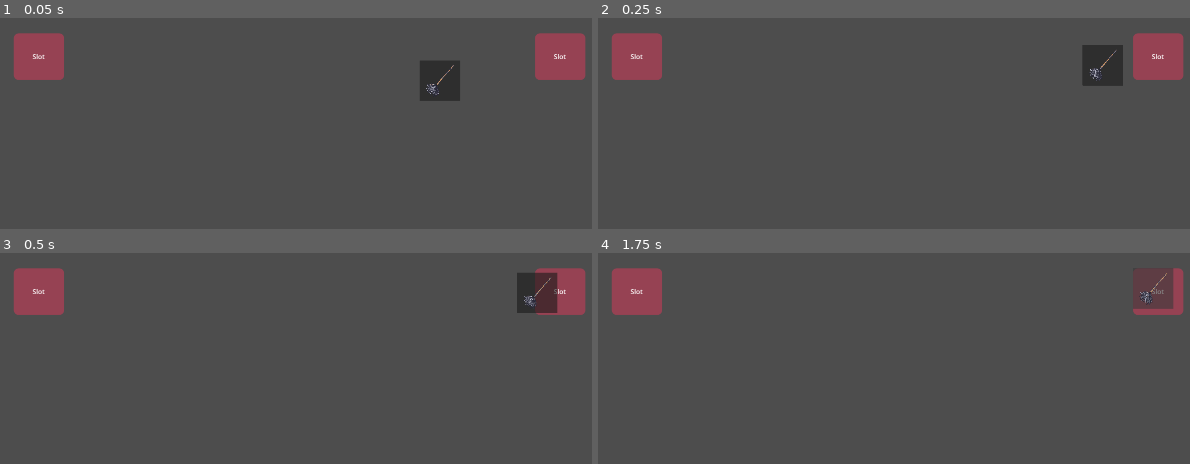
Above: before the commit, frames 1-4 (two rows, left to right).
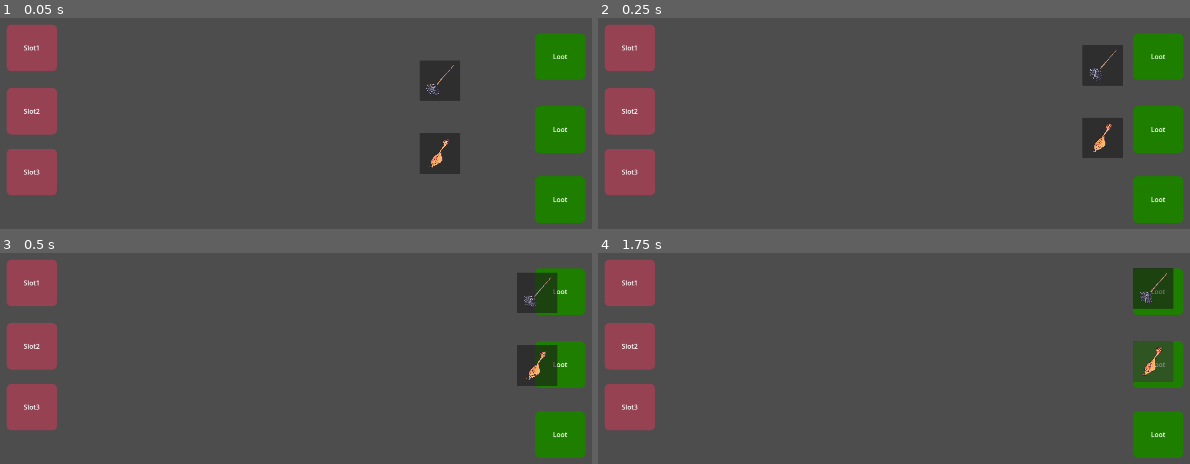
Above: after the commit, the same moments.

Repository: Dragos-F/spinner-autobattler
Game: Godot game, scene res://Scenes/item_drag_test.tscn
The game is run twice, just before and just after one commit, with the same random seed, the same clock (stepped at 60 frames per second) and the same inputs. This scene is started directly instead of the project's main scene.
Inputs (mouse positions are in pixels of both pictures, inside the frame that each line leads up to; where the layout moved, square brackets give the same spot in the first picture):
- Up to frame 1 (0.05 s): no input
- Up to frame 2 (0.25 s): no input
- Up to frame 3 (0.5 s): no input
- Up to frame 4 (1.75 s): click (1136, 293) at 0.5 s; click (1154, 362) [1154, 288] at 1.25 s

The runs differ from the first frame. In frame 1, 12% of the frame differs, in the area x 1-99%, y 3-98%; in frame 2, 12%; in frame 3, 11%; in frame 4, 10%.

Commit message:
Inventory Manager and Buttons

Diff:
--- a/Scenes/item_drag_test.tscn
+++ b/Scenes/item_drag_test.tscn
@@ -4,6 +4,11 @@
 [ext_resource type="Script" uid="uid://df1pnvhe64lch" path="res://Scripts/item_slot.gd" id="1_txqs6"]
 [ext_resource type="Script" uid="uid://c8geb3ln1mom4" path="res://Scripts/draggable_item_button.gd" id="2_txqs6"]
 [ext_resource type="Script" uid="uid://b4k33yenv5yb6" path="res://Scripts/inventory_manager.gd" id="3_txqs6"]
+[ext_resource type="Script" uid="uid://co8ysbawm4o60" path="res://Scripts/wheel_brain.gd" id="5_7dby1"]
+[ext_resource type="Texture2D" uid="uid://7oxamdrjls" path="res://VisualAssets/Items/RubberChicken_png.png" id="6_ma8x2"]
+[ext_resource type="Resource" uid="uid://buptiir3skk3d" path="res://Resources/Items/RubberChicken.tres" id="6_miv23"]
+[ext_resource type="Resource" uid="uid://3up33ktrl02l" path="res://Resources/Items/Mop.tres" id="6_s4ccp"]
+[ext_resource type="Script" uid="uid://b4s8obyrwa5gj" path="res://Scripts/template_slice.gd" id="7_miv23"]
 
 [sub_resource type="StyleBoxFlat" id="StyleBoxFlat_alkp7"]
 bg_color = Color(0.5882353, 0.25882354, 0.3254902, 1)
@@ -12,25 +17,35 @@
 corner_radius_bottom_right = 12
 corner_radius_bottom_left = 12
 
+[sub_resource type="StyleBoxFlat" id="StyleBoxFlat_tx3ay"]
+bg_color = Color(0.11814, 0.49561566, 0, 1)
+corner_radius_top_left = 12
+corner_radius_top_right = 12
+corner_radius_bottom_right = 12
+corner_radius_bottom_left = 12
+
 [node name="Node" type="Node" unique_id=857842117]
 
-[node name="InventoryManager" type="Node" parent="." unique_id=1619398843]
+[node name="InventoryManager" type="Node" parent="." unique_id=1619398843 node_paths=PackedStringArray("slots", "wheels")]
 unique_name_in_owner = true
 script = ExtResource("3_txqs6")
+slots = [NodePath("../Control1"), NodePath("../Control2"), NodePath("../Control3")]
+wheels = [NodePath("../WheelRoot1/Wheel1"), NodePath("../WheelRoot2/Wheel2"), NodePath("../WheelRoot3/Wheel3")]
 
 [node name="Camera2D" type="Camera2D" parent="." unique_id=2144932813]
 
-[node name="Control" type="Control" parent="." unique_id=2001375118]
-z_index = 5
-layout_mode = 3
-anchors_preset = 0
-offset_left = -711.0
-offset_top = -268.0
-offset_right = -586.0
-offset_bottom = -154.0
-script = ExtResource("1_txqs6")
-
-[node name="PanelContainer3" type="PanelContainer" parent="Control" unique_id=77200882]
+[node name="Control1" type="Control" parent="." unique_id=2001375118]
+z_index = 5
+layout_mode = 3
+anchors_preset = 0
+offset_left = -728.0
+offset_top = -289.0
+offset_right = -603.0
+offset_bottom = -175.0
+script = ExtResource("1_txqs6")
+slot_number = 1
+
+[node name="PanelContainer3" type="PanelContainer" parent="Control1" unique_id=77200882]
 z_index = -5
 layout_mode = 1
 anchors_preset = -1
@@ -47,14 +62,84 @@
 theme_override_styles/panel = SubResource("StyleBoxFlat_alkp7")
 metadata/_edit_use_anchors_ = true
 
-[node name="Label" type="Label" parent="Control/PanelContainer3" unique_id=1194245709]
-layout_mode = 2
-mouse_filter = 1
-text = "Slot"
-horizontal_alignment = 1
-vertical_alignment = 1
-
-[node name="Control2" type="Control" parent="." unique_id=1217352297]
+[node name="Label" type="Label" parent="Control1/PanelContainer3" unique_id=1194245709]
+layout_mode = 2
+mouse_filter = 1
+text = "Slot1"
+horizontal_alignment = 1
+vertical_alignment = 1
+
+[node name="Control2" type="Control" parent="." unique_id=869735904]
+z_index = 5
+layout_mode = 3
+anchors_preset = 0
+offset_left = -728.0
+offset_top = -137.0
+offset_right = -603.0
+offset_bottom = -23.0
+script = ExtResource("1_txqs6")
+slot_number = 2
+
+[node name="PanelContainer3" type="PanelContainer" parent="Control2" unique_id=368909542]
+z_index = -5
+layout_mode = 1
+anchors_preset = -1
+anchor_left = 17.8
+anchor_top = 6.775
+anchor_right = 18.768
+anchor_bottom = 7.7574563
+offset_left = -2225.0
+offset_top = -772.35004
+offset_right = -2225.0
+offset_bottom = -772.35004
+grow_horizontal = 2
+grow_vertical = 2
+theme_override_styles/panel = SubResource("StyleBoxFlat_alkp7")
+metadata/_edit_use_anchors_ = true
+
+[node name="Label" type="Label" parent="Control2/PanelContainer3" unique_id=2132079586]
+layout_mode = 2
+mouse_filter = 1
+text = "Slot2"
+horizontal_alignment = 1
+vertical_alignment = 1
+
+[node name="Control3" type="Control" parent="." unique_id=920488709]
+z_index = 5
+layout_mode = 3
+anchors_preset = 0
+offset_left = -728.0
+offset_top = 9.0
+offset_right = -603.0
+offset_bottom = 123.0
+script = ExtResource("1_txqs6")
+slot_number = 3
+
+[node name="PanelContainer3" type="PanelContainer" parent="Control3" unique_id=842567332]
+z_index = -5
+layout_mode = 1
+anchors_preset = -1
+anchor_left = 17.8
+anchor_top = 6.775
+anchor_right = 18.768
+anchor_bottom = 7.7574563
+offset_left = -2225.0
+offset_top = -772.35004
+offset_right = -2225.0
+offset_bottom = -772.35004
+grow_horizontal = 2
+grow_vertical = 2
+theme_override_styles/panel = SubResource("StyleBoxFlat_alkp7")
+metadata/_edit_use_anchors_ = true
+
+[node name="Label" type="Label" parent="Control3/PanelContainer3" unique_id=769549712]
+layout_mode = 2
+mouse_filter = 1
+text = "Slot3"
+horizontal_alignment = 1
+vertical_alignment = 1
+
+[node name="Loot" type="Control" parent="." unique_id=1217352297]
 z_index = 5
 layout_mode = 3
 anchors_preset = 0
@@ -64,27 +149,95 @@
 offset_bottom = -154.0
 script = ExtResource("1_txqs6")
 
-[node name="PanelContainer3" type="PanelContainer" parent="Control2" unique_id=590796052]
-z_index = -5
-layout_mode = 1
-anchors_preset = -1
-anchor_left = 17.8
-anchor_top = 6.775
-anchor_right = 18.768
-anchor_bottom = 7.7574563
-offset_left = -2225.0
-offset_top = -772.35004
-offset_right = -2225.0
-offset_bottom = -772.35004
-grow_horizontal = 2
-grow_vertical = 2
-theme_override_styles/panel = SubResource("StyleBoxFlat_alkp7")
-metadata/_edit_use_anchors_ = true
-
-[node name="Label" type="Label" parent="Control2/PanelContainer3" unique_id=628268867]
-layout_mode = 2
-mouse_filter = 1
-text = "Slot"
+[node name="PanelContainer3" type="PanelContainer" parent="Loot" unique_id=590796052]
+z_index = -5
+layout_mode = 1
+anchors_preset = -1
+anchor_left = 17.8
+anchor_top = 6.775
+anchor_right = 18.768
+anchor_bottom = 7.7574563
+offset_left = -2225.0
+offset_top = -772.35004
+offset_right = -2225.0
+offset_bottom = -772.35004
+grow_horizontal = 2
+grow_vertical = 2
+theme_override_styles/panel = SubResource("StyleBoxFlat_tx3ay")
+metadata/_edit_use_anchors_ = true
+
+[node name="Label" type="Label" parent="Loot/PanelContainer3" unique_id=628268867]
+layout_mode = 2
+mouse_filter = 1
+text = "Loot"
+horizontal_alignment = 1
+vertical_alignment = 1
+
+[node name="Loot2" type="Control" parent="." unique_id=1252602271]
+z_index = 5
+layout_mode = 3
+anchors_preset = 0
+offset_left = 540.0
+offset_top = -93.0
+offset_right = 665.0
+offset_bottom = 21.0
+script = ExtResource("1_txqs6")
+
+[node name="PanelContainer3" type="PanelContainer" parent="Loot2" unique_id=1782088856]
+z_index = -5
+layout_mode = 1
+anchors_preset = -1
+anchor_left = 17.8
+anchor_top = 6.775
+anchor_right = 18.768
+anchor_bottom = 7.7574563
+offset_left = -2225.0
+offset_top = -772.35004
+offset_right = -2225.0
+offset_bottom = -772.35004
+grow_horizontal = 2
+grow_vertical = 2
+theme_override_styles/panel = SubResource("StyleBoxFlat_tx3ay")
+metadata/_edit_use_anchors_ = true
+
+[node name="Label" type="Label" parent="Loot2/PanelContainer3" unique_id=1230398182]
+layout_mode = 2
+mouse_filter = 1
+text = "Loot"
+horizontal_alignment = 1
+vertical_alignment = 1
+
+[node name="Loot3" type="Control" parent="." unique_id=1397413389]
+z_index = 5
+layout_mode = 3
+anchors_preset = 0
+offset_left = 540.0
+offset_top = 75.0
+offset_right = 665.0
+offset_bottom = 189.0
+script = ExtResource("1_txqs6")
+
+[node name="PanelContainer3" type="PanelContainer" parent="Loot3" unique_id=1038760341]
+z_index = -5
+layout_mode = 1
+anchors_preset = -1
+anchor_left = 17.8
+anchor_top = 6.775
+anchor_right = 18.768
+anchor_bottom = 7.7574563
+offset_left = -2225.0
+offset_top = -772.35004
+offset_right = -2225.0
+offset_bottom = -772.35004
+grow_horizontal = 2
+grow_vertical = 2
+theme_override_styles/panel = SubResource("StyleBoxFlat_tx3ay")
+metadata/_edit_use_anchors_ = true
+
+[node name="Label" type="Label" parent="Loot3/PanelContainer3" unique_id=130634240]
+layout_mode = 2
+mouse_filter = 1
+text = "Loot"
 horizontal_alignment = 1
 vertical_alignment = 1
 
@@ -97,13 +250,134 @@
 scale = Vector2(0.15, 0.15)
 icon = ExtResource("1_ae53e")
 script = ExtResource("2_txqs6")
-anchor_pos = NodePath("../Control2")
-
-[connection signal="mouse_entered" from="Control/PanelContainer3" to="Control" method="_on_mouse_entered"]
-[connection signal="mouse_exited" from="Control/PanelContainer3" to="Control" method="_on_mouse_exited"]
+item = ExtResource("6_s4ccp")
+anchor_pos = NodePath("../Loot")
+
+[node name="Button2" type="Button" parent="." unique_id=392025854 node_paths=PackedStringArray("anchor_pos")]
+z_index = 1
+offset_left = 211.0
+offset_top = -16.0
+offset_right = 859.0
+offset_bottom = 632.0
+scale = Vector2(0.15, 0.15)
+icon = ExtResource("6_ma8x2")
+script = ExtResource("2_txqs6")
+item = ExtResource("6_miv23")
+anchor_pos = NodePath("../Loot2")
+
+[node name="WheelRoot1" type="Node2D" parent="." unique_id=919245206]
+z_index = 1
+position = Vector2(-311, -309)
+
+[node name="Wheel1" type="Node2D" parent="WheelRoot1" unique_id=40912884 node_paths=PackedStringArray("slice_template")]
+visible = false
+script = ExtResource("5_7dby1")
+item = ExtResource("6_s4ccp")
+slice_template = NodePath("TemplatePolygon2D")
+
+[node name="TemplatePolygon2D" type="Polygon2D" parent="WheelRoot1/Wheel1" unique_id=1908770214 node_paths=PackedStringArray("own_collision")]
+script = ExtResource("7_miv23")
+own_collision = NodePath("Area2D/CollisionPolygon2D")
+collision_color = PackedColorArray(1, 0, 0, 1, 0.72655874, 0.7192172, 1, 1)
+
+[node name="Area2D" type="Area2D" parent="WheelRoot1/Wheel1/TemplatePolygon2D" unique_id=532074124]
+z_index = 1
+
+[node name="CollisionPolygon2D" type="CollisionPolygon2D" parent="WheelRoot1/Wheel1/TemplatePolygon2D/Area2D" unique_id=712890698]
+
+[node name="WheelRoot2" type="Node2D" parent="." unique_id=2113240816]
+z_index = 1
+position = Vector2(-311, -93)
+
+[node name="Wheel2" type="Node2D" parent="WheelRoot2" unique_id=182437277 node_paths=PackedStringArray("slice_template")]
+visible = false
+script = ExtResource("5_7dby1")
+item = ExtResource("6_s4ccp")
+slice_template = NodePath("TemplatePolygon2D")
+
+[node name="TemplatePolygon2D" type="Polygon2D" parent="WheelRoot2/Wheel2" unique_id=395468166 node_paths=PackedStringArray("own_collision")]
+script = ExtResource("7_miv23")
+own_collision = NodePath("Area2D/CollisionPolygon2D")
+collision_color = PackedColorArray(1, 0, 0, 1, 0.72655874, 0.7192172, 1, 1)
+
+[node name="Area2D" type="Area2D" parent="WheelRoot2/Wheel2/TemplatePolygon2D" unique_id=2074465590]
+z_index = 1
+
+[node name="CollisionPolygon2D" type="CollisionPolygon2D" parent="WheelRoot2/Wheel2/TemplatePolygon2D/Area2D" unique_id=185523375]
+
+[node name="WheelRoot3" type="Node2D" parent="." unique_id=990012560]
+z_index = 1
+position = Vector2(-311, 76)
+
+[node name="Wheel3" type="Node2D" parent="WheelRoot3" unique_id=156570668 node_paths=PackedStringArray("slice_template")]
+visible = false
+script = ExtResource("5_7dby1")
+item = ExtResource("6_s4ccp")
+slice_template = NodePath("TemplatePolygon2D")
+
+[node name="TemplatePolygon2D" type="Polygon2D" parent="WheelRoot3/Wheel3" unique_id=879739328 node_paths=PackedStringArray("own_collision")]
+script = ExtResource("7_miv23")
+own_collision = NodePath("Area2D/CollisionPolygon2D")
+collision_color = PackedColorArray(1, 0, 0, 1, 0.72655874, 0.7192172, 1, 1)
+
+[node name="Area2D" type="Area2D" parent="WheelRoot3/Wheel3/TemplatePolygon2D" unique_id=388821204]
+z_index = 1
+
+[node name="CollisionPolygon2D" type="CollisionPolygon2D" parent="WheelRoot3/Wheel3/TemplatePolygon2D/Area2D" unique_id=1763353854]
+
+[connection signal="mouse_entered" from="Control1/PanelContainer3" to="Control1" method="_on_mouse_entered"]
+[connection signal="mouse_exited" from="Control1/PanelContainer3" to="Control1" method="_on_mouse_exited"]
 [connection signal="mouse_entered" from="Control2/PanelContainer3" to="Control2" method="_on_mouse_entered"]
 [connection signal="mouse_exited" from="Control2/PanelContainer3" to="Control2" method="_on_mouse_exited"]
+[connection signal="mouse_entered" from="Control3/PanelContainer3" to="Control3" method="_on_mouse_entered"]
+[connection signal="mouse_exited" from="Control3/PanelContainer3" to="Control3" method="_on_mouse_exited"]
+[connection signal="mouse_entered" from="Loot/PanelContainer3" to="Loot" method="_on_mouse_entered"]
+[connection signal="mouse_exited" from="Loot/PanelContainer3" to="Loot" method="_on_mouse_exited"]
+[connection signal="mouse_entered" from="Loot2/PanelContainer3" to="Loot2" method="_on_mouse_entered"]
+[connection signal="mouse_exited" from="Loot2/PanelContainer3" to="Loot2" method="_on_mouse_exited"]
+[connection signal="mouse_entered" from="Loot3/PanelContainer3" to="Loot3" method="_on_mouse_entered"]
+[connection signal="mouse_exited" from="Loot3/PanelContainer3" to="Loot3" method="_on_mouse_exited"]
 [connection signal="gui_input" from="Button" to="Button" method="_on_gui_input"]
 [connection signal="mouse_entered" from="Button" to="Button" method="_on_mouse_entered"]
 [connection signal="mouse_exited" from="Button" to="Button" method="_on_mouse_exited"]
 [connection signal="pressed" from="Button" to="Button" method="_on_pressed"]
+[connection signal="gui_input" from="Button2" to="Button2" method="_on_gui_input"]
+[connection signal="mouse_entered" from="Button2" to="Button2" method="_on_mouse_entered"]
+[connection signal="mouse_exited" from="Button2" to="Button2" method="_on_mouse_exited"]
+[connection signal="pressed" from="Button2" to="Button2" method="_on_pressed"]
+[connection signal="mouse_entered" from="WheelRoot1/Wheel1/TemplatePolygon2D/Area2D" to="WheelRoot1/Wheel1/TemplatePolygon2D" method="_on_area_2d_mouse_entered"]
+[connection signal="mouse_exited" from="WheelRoot1/Wheel1/TemplatePolygon2D/Area2D" to="WheelRoot1/Wheel1/TemplatePolygon2D" method="_on_area_2d_mouse_exited"]
+[connection signal="mouse_entered" from="WheelRoot1/Wheel1/@Node2D@129380/TemplatePolygon2D/Area2D" to="WheelRoot1/Wheel1/@Node2D@129380/TemplatePolygon2D" method="_on_area_2d_mouse_entered"]
+[connection signal="mouse_exited" from="WheelRoot1/Wheel1/@Node2D@129380/TemplatePolygon2D/Area2D" to="WheelRoot1/Wheel1/@Node2D@129380/TemplatePolygon2D" method="_on_area_2d_mouse_exited"]
+[connection signal="mouse_entered" from="WheelRoot1/Wheel1/@Node2D@129381/TemplatePolygon2D/Area2D" to="WheelRoot1/Wheel1/@Node2D@129381/TemplatePolygon2D" method="_on_area_2d_mouse_entered"]
+[connection signal="mouse_exited" from="WheelRoot1/Wheel1/@Node2D@129381/TemplatePolygon2D/Area2D" to="WheelRoot1/Wheel1/@Node2D@129381/TemplatePolygon2D" method="_on_area_2d_mouse_exited"]
+[connection signal="mouse_entered" from="WheelRoot1/Wheel1/@Node2D@129382/TemplatePolygon2D/Area2D" to="WheelRoot1/Wheel1/@Node2D@129382/TemplatePolygon2D" method="_on_area_2d_mouse_entered"]
+[connection signal="mouse_exited" from="WheelRoot1/Wheel1/@Node2D@129382/TemplatePolygon2D/Area2D" to="WheelRoot1/Wheel1/@Node2D@129382/TemplatePolygon2D" method="_on_area_2d_mouse_exited"]
+[connection signal="mouse_entered" from="WheelRoot1/Wheel1/@Node2D@129383/TemplatePolygon2D/Area2D" to="WheelRoot1/Wheel1/@Node2D@129383/TemplatePolygon2D" method="_on_area_2d_mouse_entered"]
+[connection signal="mouse_exited" from="WheelRoot1/Wheel1/@Node2D@129383/TemplatePolygon2D/Area2D" to="WheelRoot1/Wheel1/@Node2D@129383/TemplatePolygon2D" method="_on_area_2d_mouse_exited"]
+[connection signal="mouse_entered" from="WheelRoot1/Wheel1/@Node2D@129384/TemplatePolygon2D/Area2D" to="WheelRoot1/Wheel1/@Node2D@129384/TemplatePolygon2D" method="_on_area_2d_mouse_entered"]
+[connection signal="mouse_exited" from="WheelRoot1/Wheel1/@Node2D@129384/TemplatePolygon2D/Area2D" to="WheelRoot1/Wheel1/@Node2D@129384/TemplatePolygon2D" method="_on_area_2d_mouse_exited"]
+[connection signal="mouse_entered" from="WheelRoot2/Wheel2/TemplatePolygon2D/Area2D" to="WheelRoot2/Wheel2/TemplatePolygon2D" method="_on_area_2d_mouse_entered"]
+[connection signal="mouse_exited" from="WheelRoot2/Wheel2/TemplatePolygon2D/Area2D" to="WheelRoot2/Wheel2/TemplatePolygon2D" method="_on_area_2d_mouse_exited"]
+[connection signal="mouse_entered" from="WheelRoot2/Wheel2/@Node2D@130780/TemplatePolygon2D/Area2D" to="WheelRoot2/Wheel2/@Node2D@130780/TemplatePolygon2D" method="_on_area_2d_mouse_entered"]
+[connection signal="mouse_exited" from="WheelRoot2/Wheel2/@Node2D@130780/TemplatePolygon2D/Area2D" to="WheelRoot2/Wheel2/@Node2D@130780/TemplatePolygon2D" method="_on_area_2d_mouse_exited"]
+[connection signal="mouse_entered" from="WheelRoot2/Wheel2/@Node2D@130781/TemplatePolygon2D/Area2D" to="WheelRoot2/Wheel2/@Node2D@130781/TemplatePolygon2D" method="_on_area_2d_mouse_entered"]
+[connection signal="mouse_exited" from="WheelRoot2/Wheel2/@Node2D@130781/TemplatePolygon2D/Area2D" to="WheelRoot2/Wheel2/@Node2D@130781/TemplatePolygon2D" method="_on_area_2d_mouse_exited"]
+[connection signal="mouse_entered" from="WheelRoot2/Wheel2/@Node2D@130782/TemplatePolygon2D/Area2D" to="WheelRoot2/Wheel2/@Node2D@130782/TemplatePolygon2D" method="_on_area_2d_mouse_entered"]
+[connection signal="mouse_exited" from="WheelRoot2/Wheel2/@Node2D@130782/TemplatePolygon2D/Area2D" to="WheelRoot2/Wheel2/@Node2D@130782/TemplatePolygon2D" method="_on_area_2d_mouse_exited"]
+[connection signal="mouse_entered" from="WheelRoot2/Wheel2/@Node2D@130783/TemplatePolygon2D/Area2D" to="WheelRoot2/Wheel2/@Node2D@130783/TemplatePolygon2D" method="_on_area_2d_mouse_entered"]
+[connection signal="mouse_exited" from="WheelRoot2/Wheel2/@Node2D@130783/TemplatePolygon2D/Area2D" to="WheelRoot2/Wheel2/@Node2D@130783/TemplatePolygon2D" method="_on_area_2d_mouse_exited"]
+[connection signal="mouse_entered" from="WheelRoot2/Wheel2/@Node2D@130784/TemplatePolygon2D/Area2D" to="WheelRoot2/Wheel2/@Node2D@130784/TemplatePolygon2D" method="_on_area_2d_mouse_entered"]
+[connection signal="mouse_exited" from="WheelRoot2/Wheel2/@Node2D@130784/TemplatePolygon2D/Area2D" to="WheelRoot2/Wheel2/@Node2D@130784/TemplatePolygon2D" method="_on_area_2d_mouse_exited"]
+[connection signal="mouse_entered" from="WheelRoot3/Wheel3/TemplatePolygon2D/Area2D" to="WheelRoot3/Wheel3/TemplatePolygon2D" method="_on_area_2d_mouse_entered"]
+[connection signal="mouse_exited" from="WheelRoot3/Wheel3/TemplatePolygon2D/Area2D" to="WheelRoot3/Wheel3/TemplatePolygon2D" method="_on_area_2d_mouse_exited"]
+[connection signal="mouse_entered" from="WheelRoot3/Wheel3/@Node2D@131837/TemplatePolygon2D/Area2D" to="WheelRoot3/Wheel3/@Node2D@131837/TemplatePolygon2D" method="_on_area_2d_mouse_entered"]
+[connection signal="mouse_exited" from="WheelRoot3/Wheel3/@Node2D@131837/TemplatePolygon2D/Area2D" to="WheelRoot3/Wheel3/@Node2D@131837/TemplatePolygon2D" method="_on_area_2d_mouse_exited"]
+[connection signal="mouse_entered" from="WheelRoot3/Wheel3/@Node2D@131838/TemplatePolygon2D/Area2D" to="WheelRoot3/Wheel3/@Node2D@131838/TemplatePolygon2D" method="_on_area_2d_mouse_entered"]
+[connection signal="mouse_exited" from="WheelRoot3/Wheel3/@Node2D@131838/TemplatePolygon2D/Area2D" to="WheelRoot3/Wheel3/@Node2D@131838/TemplatePolygon2D" method="_on_area_2d_mouse_exited"]
+[connection signal="mouse_entered" from="WheelRoot3/Wheel3/@Node2D@131839/TemplatePolygon2D/Area2D" to="WheelRoot3/Wheel3/@Node2D@131839/TemplatePolygon2D" method="_on_area_2d_mouse_entered"]
+[connection signal="mouse_exited" from="WheelRoot3/Wheel3/@Node2D@131839/TemplatePolygon2D/Area2D" to="WheelRoot3/Wheel3/@Node2D@131839/TemplatePolygon2D" method="_on_area_2d_mouse_exited"]
+[connection signal="mouse_entered" from="WheelRoot3/Wheel3/@Node2D@131840/TemplatePolygon2D/Area2D" to="WheelRoot3/Wheel3/@Node2D@131840/TemplatePolygon2D" method="_on_area_2d_mouse_entered"]
+[connection signal="mouse_exited" from="WheelRoot3/Wheel3/@Node2D@131840/TemplatePolygon2D/Area2D" to="WheelRoot3/Wheel3/@Node2D@131840/TemplatePolygon2D" method="_on_area_2d_mouse_exited"]
+[connection signal="mouse_entered" from="WheelRoot3/Wheel3/@Node2D@131841/TemplatePolygon2D/Area2D" to="WheelRoot3/Wheel3/@Node2D@131841/TemplatePolygon2D" method="_on_area_2d_mouse_entered"]
+[connection signal="mouse_exited" from="WheelRoot3/Wheel3/@Node2D@131841/TemplatePolygon2D/Area2D" to="WheelRoot3/Wheel3/@Node2D@131841/TemplatePolygon2D" method="_on_area_2d_mouse_exited"]
--- a/Scripts/draggable_item_button.gd
+++ b/Scripts/draggable_item_button.gd
@@ -5,7 +5,7 @@
 @export var item:WheelItem
 @export var hovering:bool
 @export var dragging:bool
-@export var anchor_pos:Control #Transform coords for the object to return to when not holding
+@export var anchor_pos:ItemSlot #Mainly used for the ransform coords for the object to return to when not holding
 
 @export var hold_time:float
 @onready var manager:InvManager
--- a/Scripts/inventory_manager.gd
+++ b/Scripts/inventory_manager.gd
@@ -4,13 +4,24 @@
 
 @export var holding:bool
 @export var held_object:Draggable
-
+@export var slots:Array[ItemSlot]
+@export var wheels:Array[Wheel]
 
 # Called when the node enters the scene tree for the first time.
 func _ready() -> void:
-	pass # Replace with function body.
-
+	pass
 
 # Called every frame. 'delta' is the elapsed time since the previous frame.
 func _process(delta: float) -> void:
 	pass
+
+func update_wheels():
+	for i in slots.size():
+
+		#var temp_item:WheelItem =
+		if slots[i].equipped_item == null:
+			wheels[i].visible = false
+		else:
+			wheels[i].visible = true
+			wheels[i].UpdateWheel(slots[i].equipped_item.item)
+			print("Slot"+str(i)+" Item:"+str(slots[i].equipped_item))
--- a/Scripts/item_slot.gd
+++ b/Scripts/item_slot.gd
@@ -2,12 +2,20 @@
 
 class_name ItemSlot
 
+@export_category("Item Interactions")
 @onready var manager:InvManager
 @export var old_anchor:Control
+@export var equipped_item:Draggable
 @export var hovering:bool = false
+
+@export_category("Wheel Info")
+@export var slot_number:int
+
+
 
 func _ready() -> void:
 	manager = %InventoryManager
+	equipped_item = null
 
 func _process(delta: float) -> void:
 	pass
@@ -17,17 +25,21 @@
 	hovering = true
 	print("Hovering over slot")
 	if manager.holding:
-		print(manager.held_object)
-
+		#print(manager.held_object.item)
 		old_anchor = manager.held_object.anchor_pos
 		reset_size_preview(old_anchor)
+		old_anchor.equipped_item = null
+		equipped_item = manager.held_object
 		manager.held_object.anchor_pos = self
 		increase_size_preview(self)
-		print(manager.held_object.anchor_pos)
+		#print(manager.held_object.anchor_pos)
+		#print(manager.held_object.item)
 
 func _input(event: InputEvent) -> void:
 	if event.is_action_released("MouseLeft"):
 		reset_size_preview(self)
+		manager.update_wheels()
+
 func _on_mouse_exited() -> void:
 	hovering = false
 
